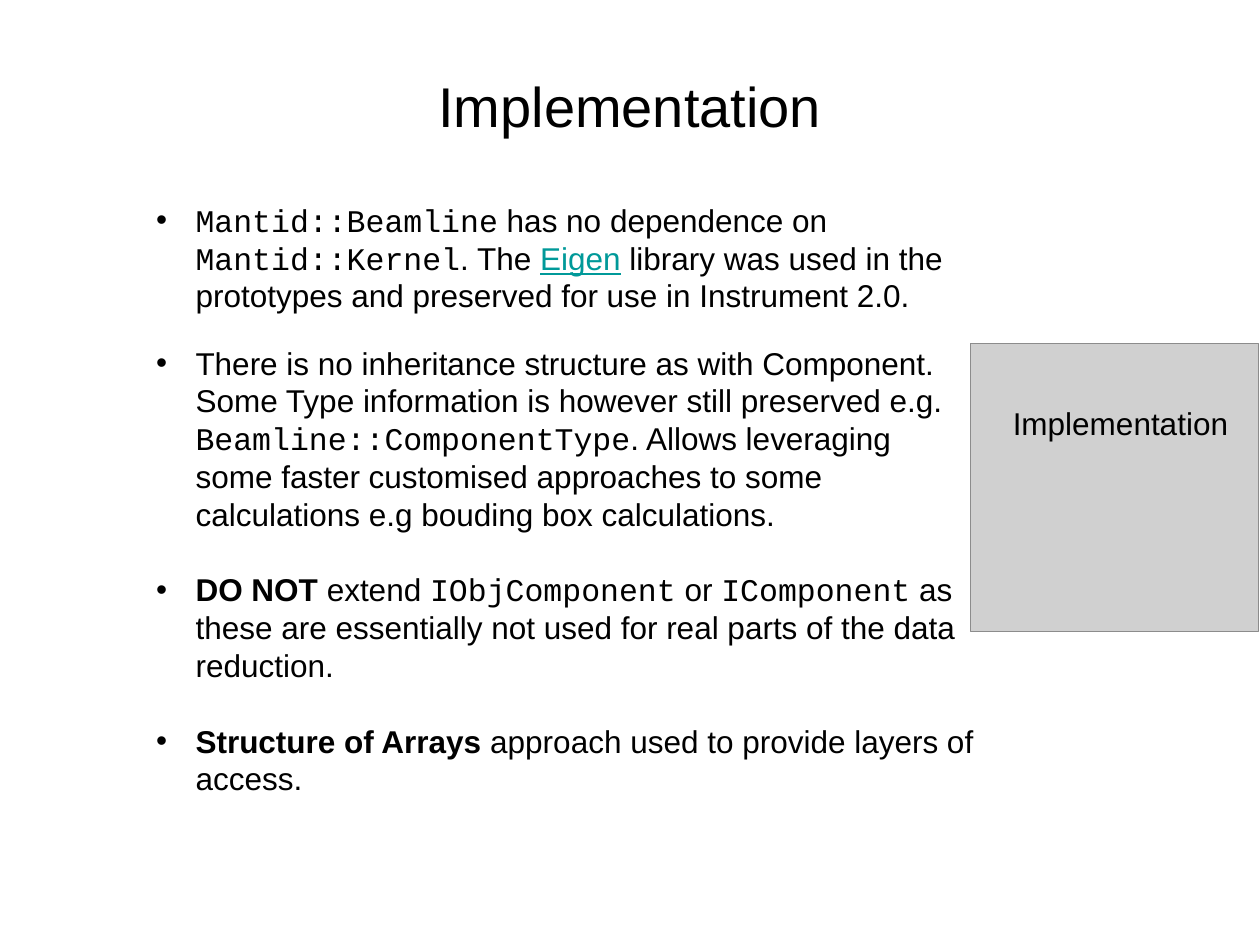
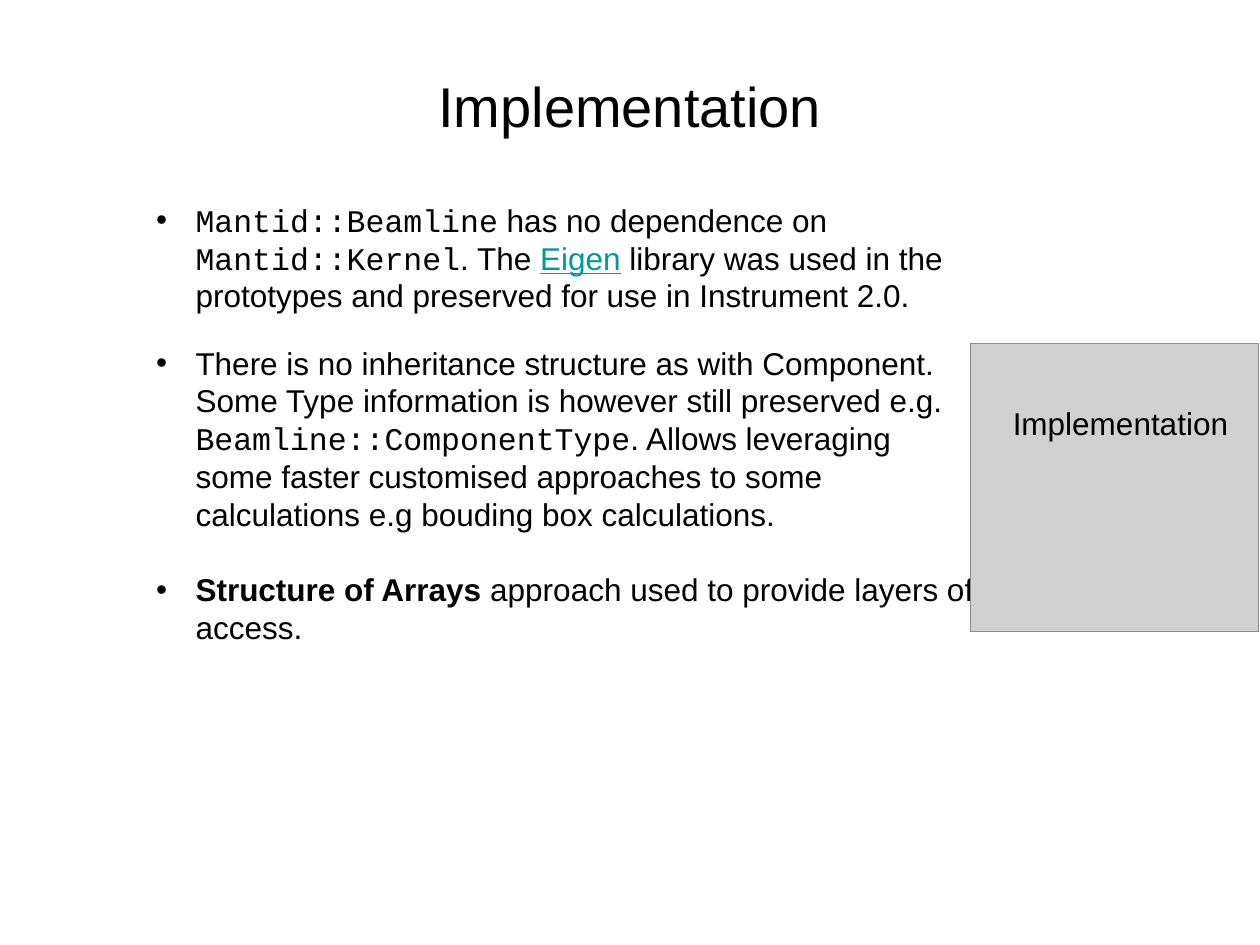
Before and after one commit to ess-dmsc-dram/documents, a slide deck: slide 12 of presentations/Instrument_2_0/Instrument 2.0 Update.pptx. Drawn at 1260x945 pixels with LibreOffice and Linux fonts; fonts in the diff are those of the drawing; grey boxes stand for pictures; background and template pictures are left out. Boxes give left, top, right and bottom in pixels: in the first picture for what was removed or moved away, otherwise in the second. Text is boxed around its words. In the diff, an @@ line names an element or a change of style, - is before the commit and + after.

```diff
--- a/presentations/Instrument_2_0/Instrument 2.0 Update.pptx
+++ b/presentations/Instrument_2_0/Instrument 2.0 Update.pptx
@@ text at bbox=[196, 578, 955, 678]: paragraph removed @@
-• DO NOT extend IObjComponent or IComponent as these are essentially not used for real parts of the data reduction.
```
Also in this commit, not shown: 14 other slides changed, 1 slide removed, 1 other file.
